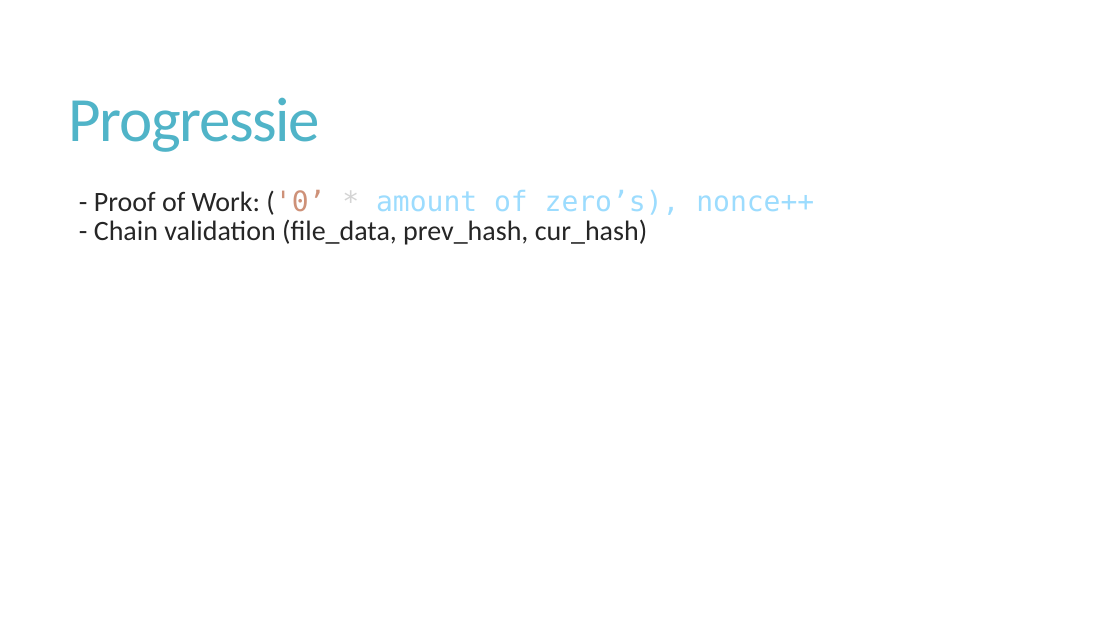
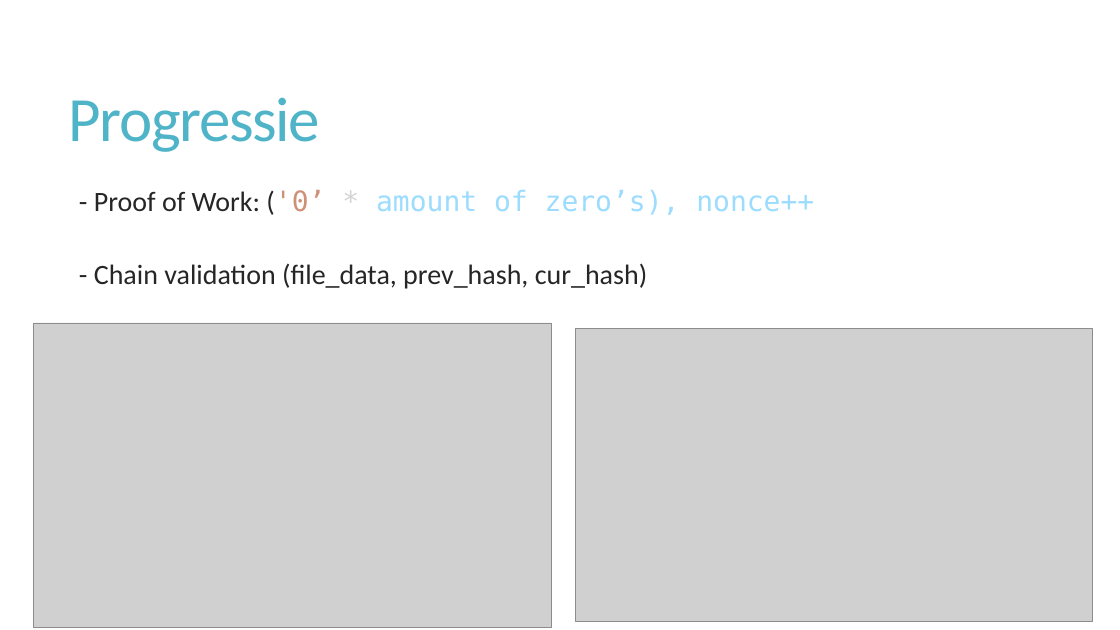
Before and after one commit to idaan300/DIHM, a slide deck: slide 2 of Documents/POW4.pptx. Drawn at 1120x630 pixels with LibreOffice and Linux fonts; fonts in the diff are those of the drawing; grey boxes stand for pictures. Boxes give left, top, right and bottom in pixels: in the first picture for what was removed or moved away, otherwise in the second. Text is boxed around its words. In the diff, an @@ line names an element or a change of style, - is before the commit and + after.

```diff
--- a/Documents/POW4.pptx
+++ b/Documents/POW4.pptx
@@ text at (x1=94, y1=190, x2=814, y2=289): text changed @@
-  - Proof of Work: ('0’ * amount of zero’s), nonce++
-  - Chain validation (file_data, prev_hash, cur_hash)
+  - Proof of Work: ('0’ * amount of zero’s), nonce++
+  - Chain validation (file_data, prev_hash, cur_hash)
@@ picture added at (x1=34, y1=323, x2=552, y2=628) @@
@@ picture added at (x1=576, y1=329, x2=1092, y2=622) @@
```
Also in this commit, not shown: 2 other slides changed, 3 other files.
